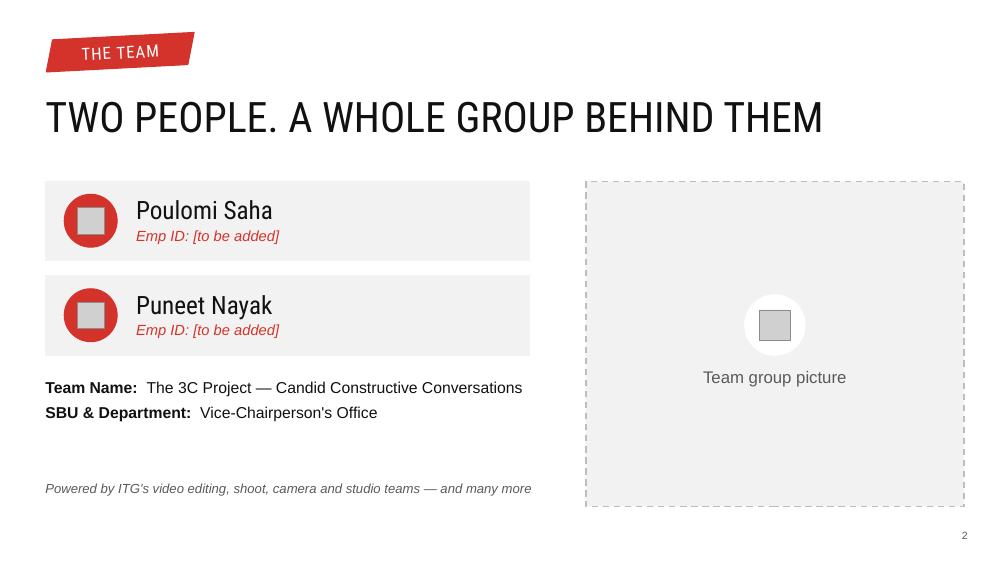
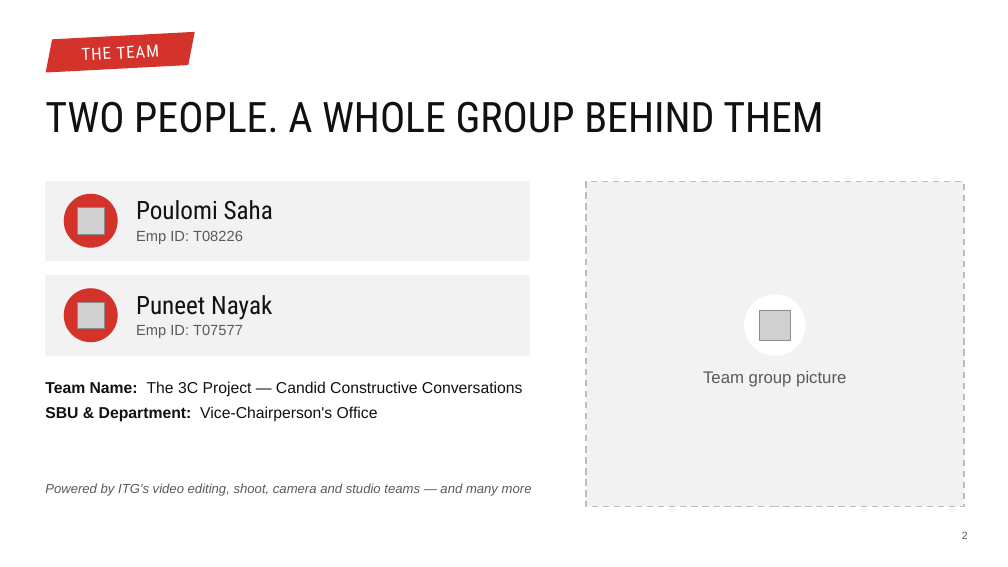
Before and after one commit to puneetnayak31-svg/nayak, a slide deck: slide 2 of chairmans-award/3C_Chairmans_Award_Team.pptx. Drawn at 1008x567 pixels with LibreOffice and Linux fonts; fonts in the diff are those of the drawing; grey boxes stand for pictures; background and template pictures are left out. Boxes give left, top, right and bottom in pixels: in the first picture for what was removed or moved away, otherwise in the second. Text is boxed around its words. In the diff, an @@ line names an element or a change of style, - is before the commit and + after.

```diff
--- a/chairmans-award/3C_Chairmans_Award_Team.pptx
+++ b/chairmans-award/3C_Chairmans_Award_Team.pptx
@@ text at bbox=[136, 231, 243, 244]: text changed; text colour #D3332B to #5A5A5A; italic off @@
-Emp ID: [to be added]
+Emp ID: T08226
@@ text at bbox=[136, 325, 243, 338]: text changed; text colour #D3332B to #5A5A5A; italic off @@
-Emp ID: [to be added]
+Emp ID: T07577
```
Also in this commit, not shown: 2 other slides changed, 2 other files.
